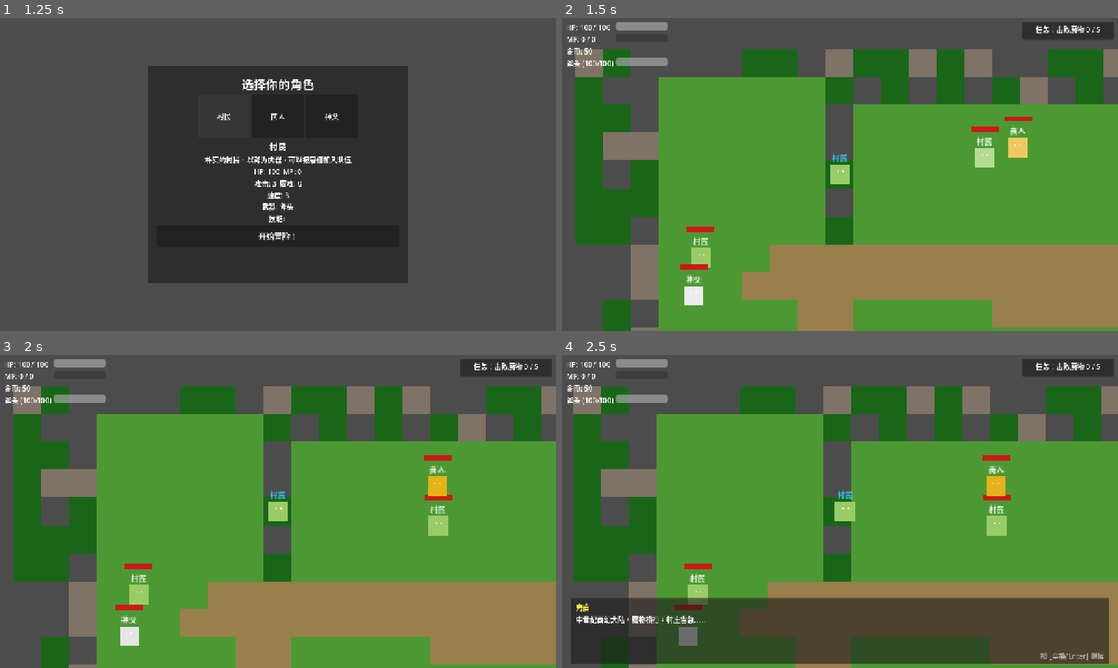
Above: before the commit, frames 1-4 (two rows, left to right).
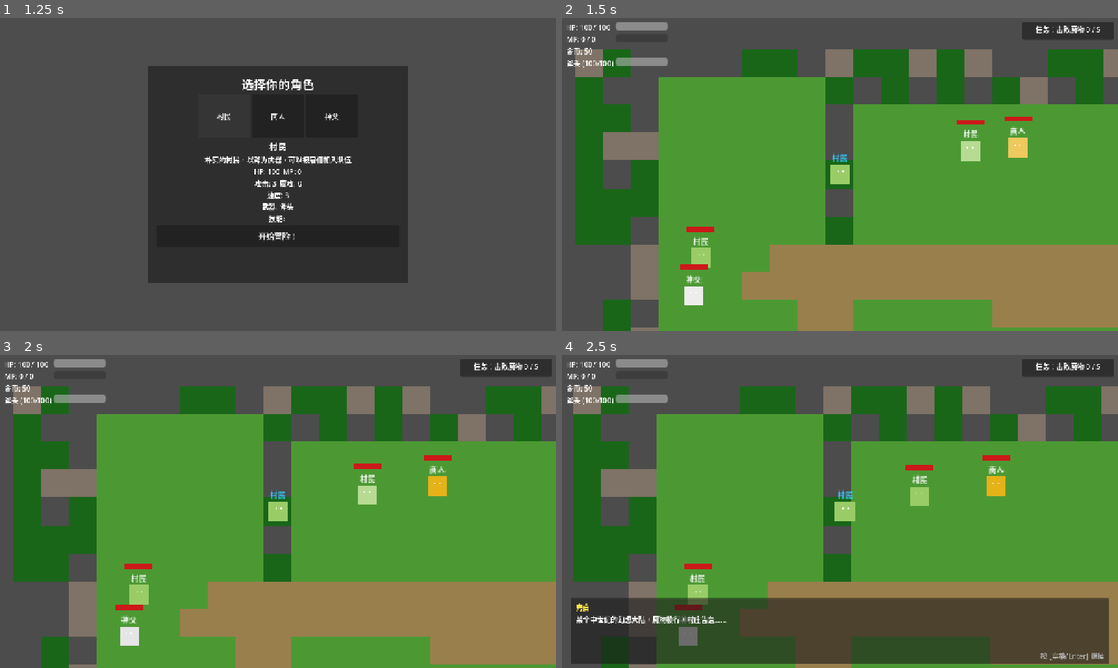
Above: after the commit, the same moments.

Repository: adash28/gangs-westfantasy-project
Game: Godot game, scene res://scenes/Main.tscn
Two runs of this game, one before a commit and one after it. Both use one fixed random seed, a clock stepped at 60 frames per second and the inputs below.
Inputs (mouse positions are in pixels of both pictures, inside the frame that each line leads up to):
- Up to frame 1 (1.25 s): click "村民" at 0.5 s
- Up to frame 2 (1.5 s): click "开始冒险！" at 1.25 s
- Up to frame 3 (2 s): no input
- Up to frame 4 (2.5 s): tap Enter at 2 s; move the mouse to (962, 495) at 2.02 s; hold D (move_right) from 2.03 s (still down); click (962, 495) at 2.1 s; tap Space at 2.27 s

Frame 1 is identical in both runs. In frame 2, 0.6% of the frame differs, in the area x 71-79%, y 32-48%; in frame 3, 0.7%; in frame 4, 1.1%, in the area x 2-81%, y 35-86%.
Error before the commit: Parse Error: Too many arguments for "get()" call. Expected at most 1 but received 2. (res://scripts/autoload/FactionSystem.gd:105)
Error after the commit: Invalid call. Nonexistent function 'enter' in base 'Nil'. (res://scripts/systems/StateMachine.gd:40)

Commit message:
Initial commit with Godot project

Diff:
--- a/project.godot
+++ b/project.godot
@@ -3,17 +3,21 @@
 ; since the parameters that go here are not all obvious.
 ;
 ; Format:
-;   [section] ; section goes in []
+;   [section] ; section goes between []
 ;   param=value ; assign values to parameters
 
 config_version=5
+
+[animation]
+
+compatibility/default_parent_skeleton_in_mesh_instance_3d=true
 
 [application]
 
 config/name="RogueLike Demo - Medieval Fantasy"
 config/description="A 2D pixel rogue-like game with medieval western fantasy theme"
 run/main_scene="res://scenes/Main.tscn"
-config/features=PackedStringArray("4.2", "Forward Plus")
+config/features=PackedStringArray("4.6", "Forward Plus")
 config/icon="res://assets/icon.svg"
 
 [autoload]
@@ -28,51 +32,50 @@
 window/size/viewport_width=1280
 window/size/viewport_height=720
 window/stretch/mode="canvas_items"
-window/stretch/aspect="keep"
-
-[rendering]
-
-textures/canvas_textures/default_texture_filter=0
 
 [input]
 
 move_up={
 "deadzone": 0.5,
-"events": [Object(InputEventKey,"resource_local_to_scene":fa …(172 unchanged characters)… eycode":87,"key_label":0,"unicode":119,"echo":false,"script":null)
-, Object(InputEventKey,"resource_local_to_scene":false,"reso …(166 unchanged characters)… ode":4194320,"key_label":0,"unicode":0,"echo":false,"script":null)
+"events": [Object(InputEventKey,"resource_local_to_scene":fa …(172 unchanged characters)… eycode":87,"key_label":0,"unicode":119,"location":0,"echo":false,"script":null)
+, Object(InputEventKey,"resource_local_to_scene":false,"reso …(166 unchanged characters)… ode":4194320,"key_label":0,"unicode":0,"location":0,"echo":false,"script":null)
 ]
 }
 move_down={
 "deadzone": 0.5,
-"events": [Object(InputEventKey,"resource_local_to_scene":fa …(172 unchanged characters)… eycode":83,"key_label":0,"unicode":115,"echo":false,"script":null)
-, Object(InputEventKey,"resource_local_to_scene":false,"reso …(166 unchanged characters)… ode":4194322,"key_label":0,"unicode":0,"echo":false,"script":null)
+"events": [Object(InputEventKey,"resource_local_to_scene":fa …(172 unchanged characters)… eycode":83,"key_label":0,"unicode":115,"location":0,"echo":false,"script":null)
+, Object(InputEventKey,"resource_local_to_scene":false,"reso …(166 unchanged characters)… ode":4194322,"key_label":0,"unicode":0,"location":0,"echo":false,"script":null)
 ]
 }
 move_left={
 "deadzone": 0.5,
-"events": [Object(InputEventKey,"resource_local_to_scene":fa …(171 unchanged characters)… keycode":65,"key_label":0,"unicode":97,"echo":false,"script":null)
-, Object(InputEventKey,"resource_local_to_scene":false,"reso …(166 unchanged characters)… ode":4194319,"key_label":0,"unicode":0,"echo":false,"script":null)
+"events": [Object(InputEventKey,"resource_local_to_scene":fa …(171 unchanged characters)… keycode":65,"key_label":0,"unicode":97,"location":0,"echo":false,"script":null)
+, Object(InputEventKey,"resource_local_to_scene":false,"reso …(166 unchanged characters)… ode":4194319,"key_label":0,"unicode":0,"location":0,"echo":false,"script":null)
 ]
 }
 move_right={
 "deadzone": 0.5,
-"events": [Object(InputEventKey,"resource_local_to_scene":fa …(172 unchanged characters)… eycode":68,"key_label":0,"unicode":100,"echo":false,"script":null)
-, Object(InputEventKey,"resource_local_to_scene":false,"reso …(166 unchanged characters)… ode":4194321,"key_label":0,"unicode":0,"echo":false,"script":null)
+"events": [Object(InputEventKey,"resource_local_to_scene":fa …(172 unchanged characters)… eycode":68,"key_label":0,"unicode":100,"location":0,"echo":false,"script":null)
+, Object(InputEventKey,"resource_local_to_scene":false,"reso …(166 unchanged characters)… ode":4194321,"key_label":0,"unicode":0,"location":0,"echo":false,"script":null)
 ]
 }
 attack={
 "deadzone": 0.5,
-"events": [Object(InputEventMouseButton,"resource_local_to_s …(205 unchanged characters)… r2(0, 0),"factor":1.0,"button_index":1,"pressed":false,"double_click":false,"script":null)
-, Object(InputEventKey,"resource_local_to_scene":false,"reso …(163 unchanged characters)… eycode":74,"key_label":0,"unicode":106,"echo":false,"script":null)
+"events": [Object(InputEventMouseButton,"resource_local_to_s …(205 unchanged characters)… r2(0, 0),"factor":1.0,"button_index":1,"canceled":false,"pressed":false,"double_click":false,"script":null)
+, Object(InputEventKey,"resource_local_to_scene":false,"reso …(163 unchanged characters)… eycode":74,"key_label":0,"unicode":106,"location":0,"echo":false,"script":null)
 ]
 }
 interact={
 "deadzone": 0.5,
-"events": [Object(InputEventKey,"resource_local_to_scene":fa …(172 unchanged characters)… eycode":70,"key_label":0,"unicode":102,"echo":false,"script":null)
+"events": [Object(InputEventKey,"resource_local_to_scene":fa …(172 unchanged characters)… eycode":70,"key_label":0,"unicode":102,"location":0,"echo":false,"script":null)
 ]
 }
 use_skill={
 "deadzone": 0.5,
-"events": [Object(InputEventKey,"resource_local_to_scene":fa …(172 unchanged characters)… eycode":75,"key_label":0,"unicode":107,"echo":false,"script":null)
+"events": [Object(InputEventKey,"resource_local_to_scene":fa …(172 unchanged characters)… eycode":75,"key_label":0,"unicode":107,"location":0,"echo":false,"script":null)
 ]
 }
+
+[rendering]
+
+textures/canvas_textures/default_texture_filter=0
--- a/scripts/autoload/FactionSystem.gd
+++ b/scripts/autoload/FactionSystem.gd
@@ -101,9 +101,15 @@
 		if _individual_overrides.has(id_a) and _individual_overrides[id_a].has(id_b):
 			return _individual_overrides[id_a][id_b]
 
-	# 使用默认阵营矩阵
-	var faction_a: int = entity_a.get("faction", Faction.NEUTRAL)
-	var faction_b: int = entity_b.get("faction", Faction.NEUTRAL)
+	# 使用默认阵营矩阵（修复处）
+	var faction_a: int = entity_a.get("faction")
+	if faction_a == null:
+		faction_a = Faction.NEUTRAL
+
+	var faction_b: int = entity_b.get("faction")
+	if faction_b == null:
+		faction_b = Faction.NEUTRAL
+
 	return get_faction_relation(faction_a, faction_b)
 
 
--- a/scripts/chapter1/Chapter1Manager.gd
+++ b/scripts/chapter1/Chapter1Manager.gd
@@ -74,8 +74,8 @@
 	# 开场白（延迟0.5秒，让玩家看清地图）
 	await get_tree().create_timer(0.8).timeout
 	EventBus.dialogue_triggered.emit("旁白", [
-		"中世纪西幻大陆，魔物横行，村庄告急……",
-		"勇者，你的旅程从这片村庄开始。",
+		"某个中世纪的幻想大陆，魔物横行，村庄告急……",
+		"怀抱理想的年轻人啊，你的旅程从这片村庄开始。",
 		"（提示：WASD移动，鼠标左键/J攻击，F键交互，ESC关闭商店）"
 	])
 
Not shown, added: scripts/GameLevel.gd.uid
Not shown, added: scripts/autoload/DataManager.gd.uid
Not shown, added: scripts/autoload/EventBus.gd.uid
Not shown, added: scripts/autoload/FactionSystem.gd.uid
Not shown, added: scripts/autoload/GameStateManager.gd.uid
Not shown, added: scripts/chapter1/Chapter1Manager.gd.uid
Not shown, added: scripts/entities/BaseCharacter.gd.uid
Not shown, added: scripts/entities/NPC.gd.uid
Not shown, added: scripts/entities/Player.gd.uid
Not shown, added: scripts/states/AttackState.gd.uid
Not shown, added: scripts/states/BaseState.gd.uid
Not shown, added: scripts/states/DeadState.gd.uid
(and 11 more such lines)
